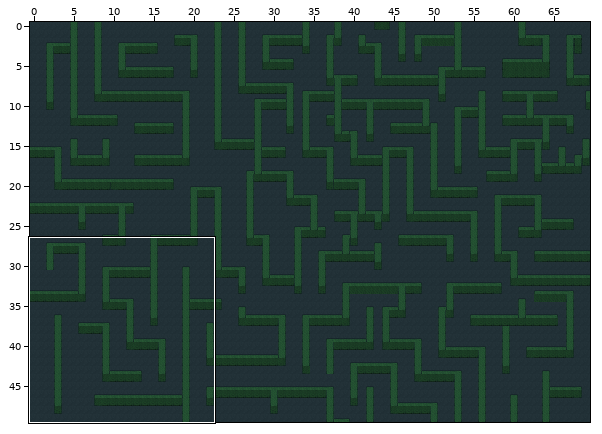
Two states of a Tiled map, assets/map.tmx. Above: a wide view before the commit, with the close-up outlined.
Close-up. First the earlier version:
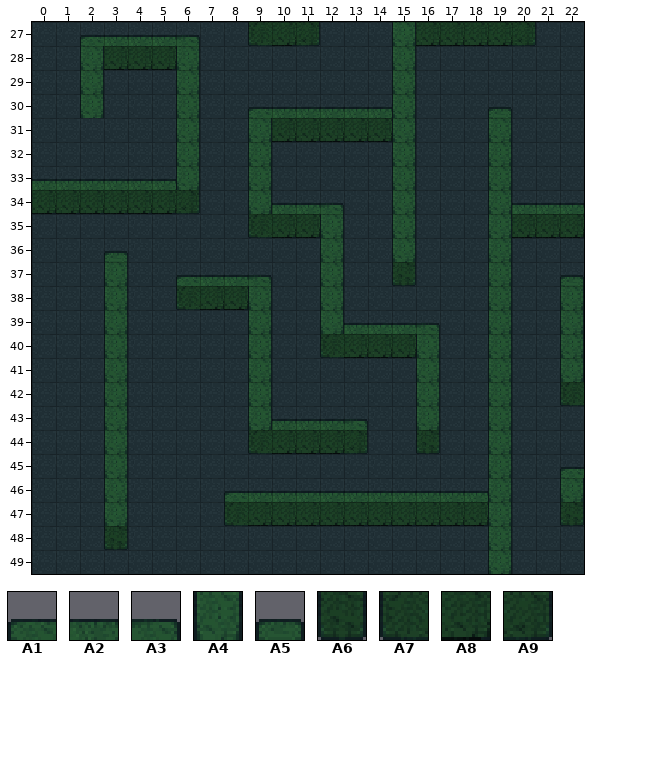
Cells are 16x16 px. Shown: x 0..22, y 27..49.
Key: from "tileset": A1 1, A2 2, A3 3, A4 6, A5 18, A6 30, A7 31, A8 32, A9 33.
__ is an empty cell.
Layers that did not change in this view are not listed.
Layer "hedge" before, first column x 0:
27 __ __ A1 A2 A2 A2 A3 __ __ A7 A8 A9 __ __ __ A4 A8 A8 A8 A8 A9 __ __
28 __ __ A4 A8 A8 A8 A4 __ __ __ __ __ __ __ __ A4 __ __ __ __ __ __ __
29 __ __ A4 __ __ __ A4 __ __ __ __ __ __ __ __ A4 __ __ __ __ __ __ __
30 __ __ A4 __ __ __ A4 __ __ A1 A2 A2 A2 A2 A2 A4 __ __ __ A5 __ __ __
31 __ __ __ __ __ __ A4 __ __ A4 A8 A8 A8 A8 A8 A4 __ __ __ A4 __ __ __
32 __ __ __ __ __ __ A4 __ __ A4 __ __ __ __ __ A4 __ __ __ A4 __ __ __
33 A2 A2 A2 A2 A2 A2 A4 __ __ A4 __ __ __ __ __ A4 __ __ __ A4 __ __ __
34 A8 A8 A8 A8 A8 A8 A9 __ __ A4 A2 A2 A3 __ __ A4 __ __ __ A4 A2 A2 A2
35 __ __ __ __ __ __ __ __ __ A7 A8 A8 A4 __ __ A4 __ __ __ A4 A8 A8 A8
36 __ __ __ A5 __ __ __ __ __ __ __ __ A4 __ __ A4 __ __ __ A4 __ __ __
37 __ __ __ A4 __ __ A1 A2 A2 A3 __ __ A4 __ __ A6 __ __ __ A4 __ __ A5
38 __ __ __ A4 __ __ A7 A8 A8 A4 __ __ A4 __ __ __ __ __ __ A4 __ __ A4
39 __ __ __ A4 __ __ __ __ __ A4 __ __ A4 A2 A2 A2 A3 __ __ A4 __ __ A4
40 __ __ __ A4 __ __ __ __ __ A4 __ __ A7 A8 A8 A8 A4 __ __ A4 __ __ A4
41 __ __ __ A4 __ __ __ __ __ A4 __ __ __ __ __ __ A4 __ __ A4 __ __ A4
42 __ __ __ A4 __ __ __ __ __ A4 __ __ __ __ __ __ A4 __ __ A4 __ __ A7
43 __ __ __ A4 __ __ __ __ __ A4 A2 A2 A2 A3 __ __ A4 __ __ A4 __ __ __
44 __ __ __ A4 __ __ __ __ __ A7 A8 A8 A8 A9 __ __ A6 __ __ A4 __ __ __
45 __ __ __ A4 __ __ __ __ __ __ __ __ __ __ __ __ __ __ __ A4 __ __ A1
46 __ __ __ A4 __ __ __ __ A1 A2 A2 A2 A2 A2 A2 A2 A2 A2 A2 A4 __ __ A4
47 __ __ __ A4 __ __ __ __ A7 A8 A8 A8 A8 A8 A8 A8 A8 A8 A8 A4 __ __ A6
48 __ __ __ A6 __ __ __ __ __ __ __ __ __ __ __ __ __ __ __ A4 __ __ __
49 __ __ __ __ __ __ __ __ __ __ __ __ __ __ __ __ __ __ __ A4 __ __ __
After the commit:
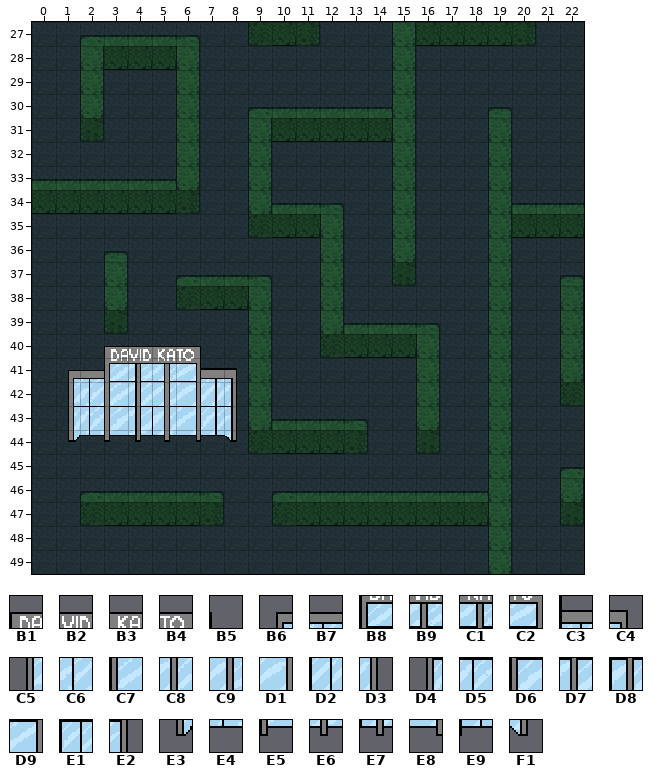
Further tiles: from "finish": B1 18, B2 19, B3 20, B4 21, B5 22, B6 24, B7 25, B8 26, B9 27, C1 28, C2 29, C3 30, C4 31, C5 32, C6 33, C7 34, C8 35, C9 36, D1 37, D2 38, D3 39, D4 40, D5 41, D6 42, D7 43, D8 44, D9 45, E1 46, E2 47, E3 48, E4 49, E5 50, E6 51, E7 52, E8 53, E9 54, F1 55.
Tiles of an added or newly shown layer are drawn over the layers below it.
What changed:
Layer "finish" (added):
There is now tile B1 in row 40 at x 3.
There is now tile B2 in row 40 at x 4.
There is now tile B3 in row 40 at x 5.
There is now tile B4 in row 40 at x 6.
There is now tile B5 in row 40 at x 7.
There is now tile B6 in row 41 at x 1.
There is now tile B7 in row 41 at x 2.
There is now tile B8 in row 41 at x 3.
There is now tile B9 in row 41 at x 4.
There is now tile C1 in row 41 at x 5.
There is now tile C2 in row 41 at x 6.
There is now tile C3 in row 41 at x 7.
There is now tile C4 in row 41 at x 8.
There is now tile C5 in row 42 at x 1.
There is now tile C6 in row 42 at x 2.
There is now tile C7 in row 42 at x 3.
There is now tile C8 in row 42 at x 4.
There is now tile C9 in row 42 at x 5.
There is now tile D1 in row 42 at x 6.
There is now tile D2 in row 42 at x 7.
There is now tile D3 in row 42 at x 8.
There is now tile D4 in row 43 at x 1.
There is now tile D5 in row 43 at x 2.
There is now tile D6 in row 43 at x 3.
There is now tile D7 in row 43 at x 4.
There is now tile D8 in row 43 at x 5.
There is now tile D9 in row 43 at x 6.
There is now tile E1 in row 43 at x 7.
There is now tile E2 in row 43 at x 8.
There is now tile E3 in row 44 at x 1.
There is now tile E4 in row 44 at x 2.
There is now tile E5 in row 44 at x 3.
There is now tile E6 in row 44 at x 4.
There is now tile E7 in row 44 at x 5.
There is now tile E8 in row 44 at x 6.
There is now tile E9 in row 44 at x 7.
There is now tile F1 in row 44 at x 8.
Layer "hedge":
The edit turns tile A2 into tile A1 in row 46 at x 10.
There is now tile A1 in row 46 at x 2.
The edit turns tile A4 into tile A2 in row 46 at x 3.
There is now tile A2 in row 46 at x 4 to 6.
There is now tile A3 in row 46 at x 7.
The edit turns tile A4 into tile A6 in row 39 at x 3.
There is now tile A6 in row 31 at x 2.
The edit turns tile A8 into tile A7 in row 47 at x 10.
There is now tile A7 in row 47 at x 2.
The edit turns tile A4 into tile A8 in row 47 at x 3.
There is now tile A8 in row 47 at x 4 to 6.
There is now tile A9 in row 47 at x 7.
Tile A1 is gone in row 46 at x 8.
Tile A2 is gone in row 46 at x 9.
Tile A4 is gone in rows 40 to 45 at x 3.
Tile A6 is gone in row 48 at x 3.
Tile A7 is gone in row 47 at x 8.
Tile A8 is gone in row 47 at x 9.
Where, in picture pixels (left, top, right, bottom), the same in both close-ups:
added: (80, 118, 104, 142)
changed: (68, 310, 296, 550)
